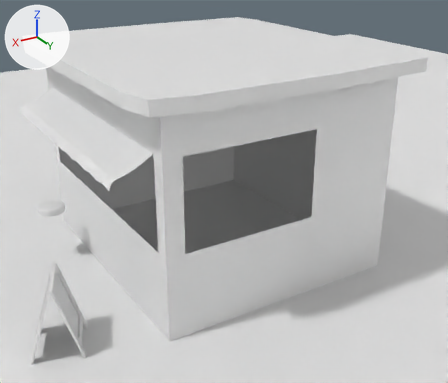
The Blender file Blender/imainiginations.blend, before and after one commit.
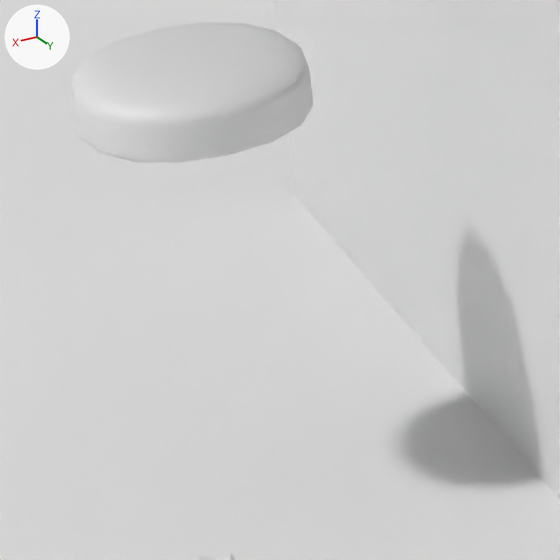
Each version appears first whole from a 50 mm camera at (4.249, 5.732, 3.462) aimed at (1.063, 0.422, 0.807), and next in a close-up on the part from 6% to 21% of the width and 52% to 69% of the height. Lighting does not change. The marker at upper left points along +X, +Y and +Z. The last two pictures show the newer version.
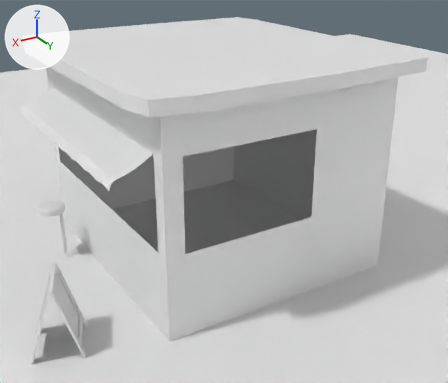
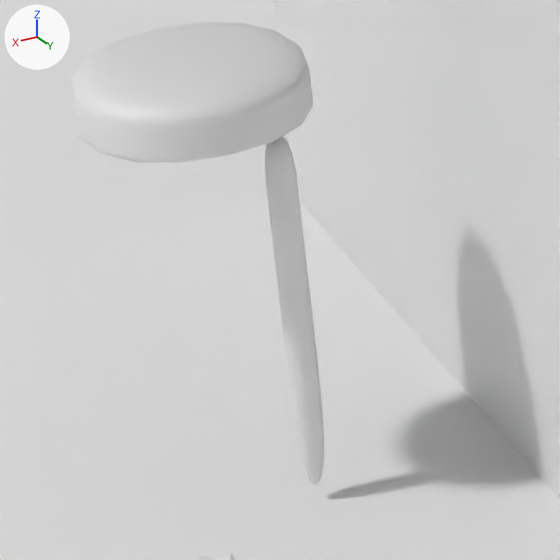
Pixel boxes (x1, y1, x2, y2) of what changed, in the close-ups (560 x 560 px):
'Plane.007', reshaped (not visible before): after (265, 136, 324, 485)

The change, as a diff of the scene's bpy script:
```diff
--- a/Blender/imainiginations.blend.py
+++ b/Blender/imainiginations.blend.py
@@ me_plane_009 @@
 # used by ob_plane_007; location = (2.59, -0.529, 0.556); scale = (0.0214, 0.0214, 0.0214)
-me_plane_009.from_pydata(...)  # 12 vertices, 10 faces; spans x -1.0..1.0, y -1.0..1.0, z -0.74
+me_plane_009.from_pydata(...)  # 16 vertices, 14 faces; spans x -1.0..1.0, y -1.0..1.0, z -25.97..-0.74
+# me_plane_009 part 1
+# 4 vertices are removed from x -1.0..1.0, y -1.0..1.0, z -0.74
+# 10 faces are deleted
+# 4 vertices in x -1.0..1.0, y -1.0..1.0, z -0.74 move by (0.0, 0.0, -4.43)
+# 8 vertices are added at x -1.0..1.0, y -1.0..1.0, z -25.97..-13.59
+# 14 new faces join them
```
